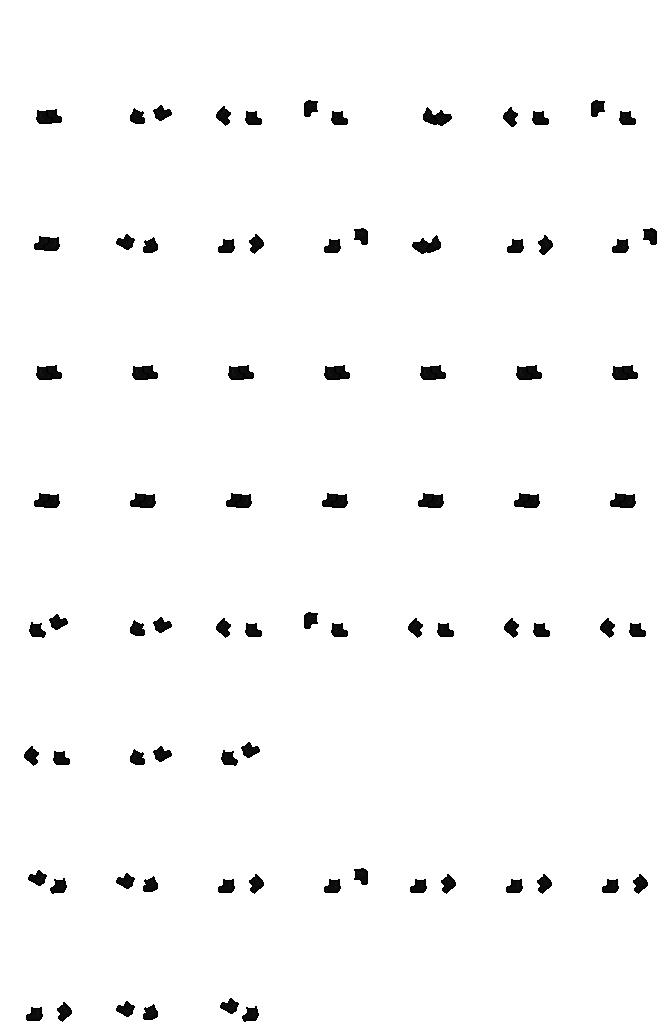
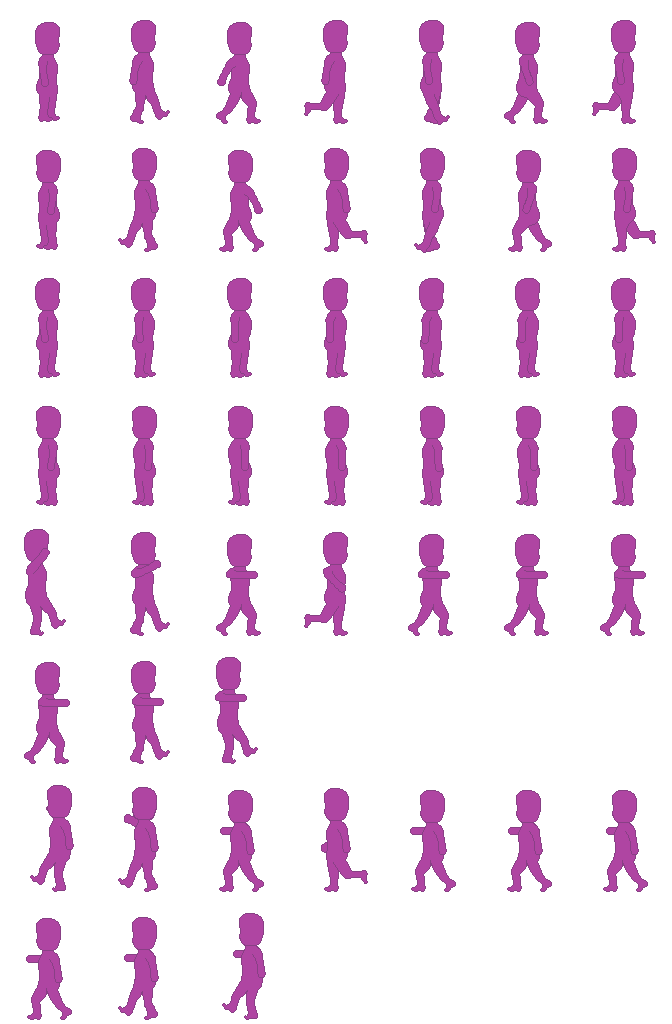
Revision of a layered 672 x 1024 image; what changed, layer by layer:
hid "rain boots black" over [24, 100, 657, 1022]
added layer "pink skin" above "purple skin" over [24, 20, 656, 1020]
